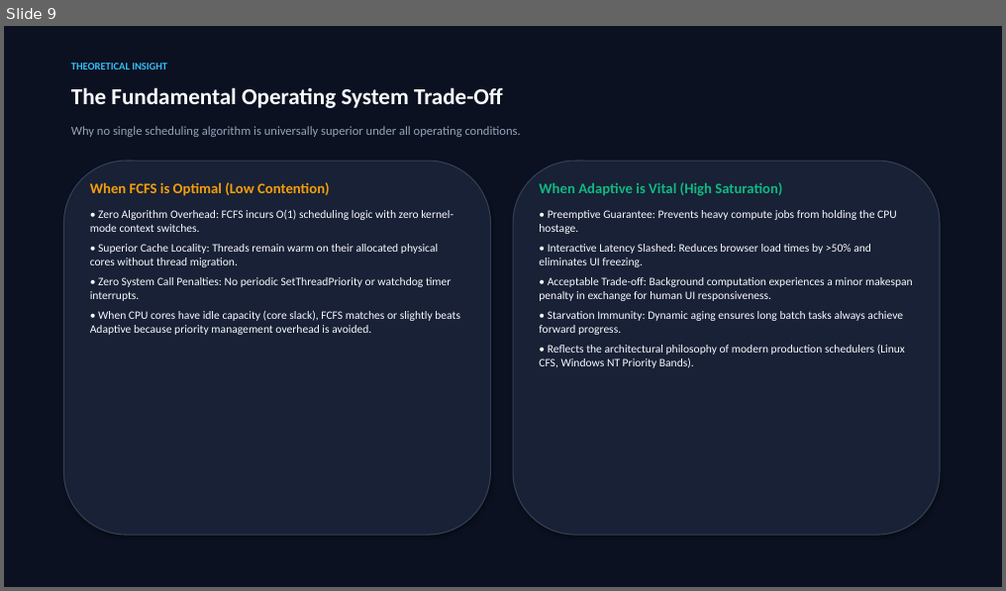
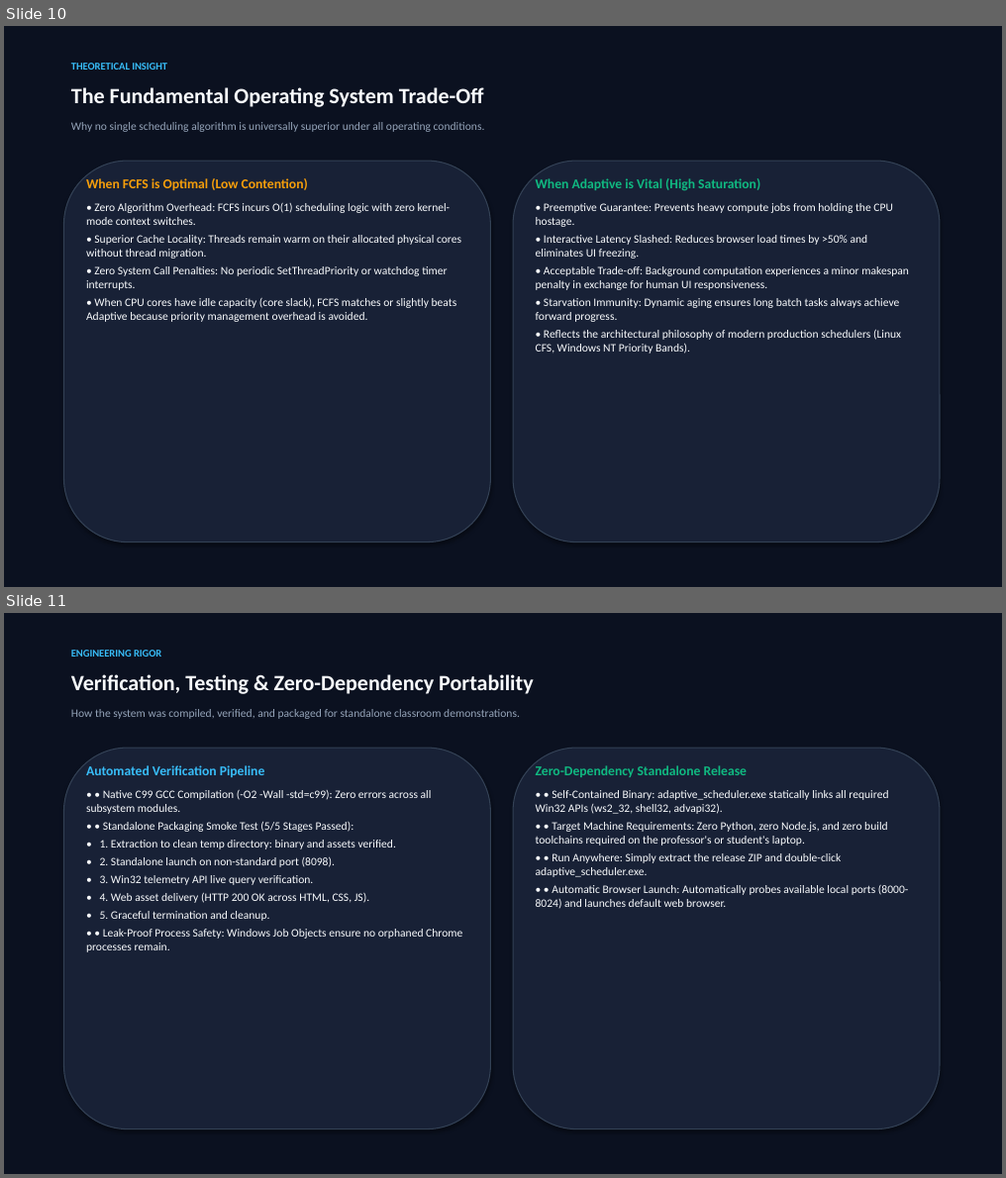
Before and after one commit to Aryan786122/adaptive-cpu-scheduling-optimizer, a slide deck: Adaptive_CPU_Scheduling_Optimizer_Presentation.pptx. Shown one above the other, each under a label of ours: slide 9 before the commit, slides 10 and 11 after it. The pictures are 1006x591 and 1006x1178 pixels, drawn with LibreOffice and Linux fonts; fonts in the diff are those of the drawing. Boxes give left, top, right and bottom in pixels: in the first picture for what was removed or moved away, otherwise in the second. Text is boxed around its words. In the diff, an @@ line names an element or a change of style, - is before the commit and + after.

```diff
--- a/Adaptive_CPU_Scheduling_Optimizer_Presentation.pptx
+++ b/Adaptive_CPU_Scheduling_Optimizer_Presentation.pptx
@@ slide 11 added at (4,613,1002,1174), background #FFFFFF @@
@@ rectangle added at (4,613,1002,1174), fill #0B1120 @@
@@ text added at (71,650,161,657), 10 pt, text #38BDF8, bold @@
+ENGINEERING RIGOR
@@ text added at (71,674,533,694), 21 pt, text #F8FAFC, bold @@
+Verification, Testing & Zero-Dependency Portability
@@ text added at (71,709,520,719), 11 pt, text #94A3B8 @@
+How the system was compiled, verified, and packaged for standalone classroom demonstrations.
@@ rounded rectangle added at (63,748,491,1130), fill #182136, outline #334155 1 pt @@
@@ rounded rectangle added at (513,748,940,1130), fill #182136, outline #334155 1 pt @@
@@ text added at (86,765,462,953), 11 pt, text #F8FAFC @@
+Automated Verification Pipeline
+• • Native C99 GCC Compilation (-O2 -Wall -std=c99): Zero errors across all subsystem modules.
+• • Standalone Packaging Smoke Test (5/5 Stages Passed):
+• 1. Extraction to clean temp directory: binary and assets verified.
+• 2. Standalone launch on non-standard port (8098).
+• 3. Win32 telemetry API live query verification.
+• 4. Web asset delivery (HTTP 200 OK across HTML, CSS, JS).
+• 5. Graceful termination and cleanup.
+• • Leak-Proof Process Safety: Windows Job Objects ensure no orphaned Chrome processes remain.
@@ text added at (536,765,908,909), 11 pt, text #F8FAFC @@
+Zero-Dependency Standalone Release
+• • Self-Contained Binary: adaptive_scheduler.exe statically links all required Win32 APIs (ws2_32, shell32, advapi32).
+• • Target Machine Requirements: Zero Python, zero Node.js, and zero build toolchains required on the professor's or student's laptop.
+• • Run Anywhere: Simply extract the release ZIP and double-click adaptive_scheduler.exe.
+• • Automatic Browser Launch: Automatically probes available local ports (8000-8024) and launches default web browser.
@@ what was slide 9 is now slide 10 @@
@@ slide 10 changed as well @@
@@ text "The Fundamental Operating System Trade-Off" at (71,87,484,107): size 22 to 21 pt @@
@@ text "Why no single scheduling algorithm ..." at (71,122,485,132): size 12 to 11 pt @@
@@ rounded rectangle: place and size @@
-rounded rectangle at (63,161,491,535)
+rounded rectangle at (63,161,491,543)
@@ text "When FCFS is Optimal (Low ..." at (86,178,461,322): size 14 to 13 pt in "When FCFS is Optimal (Low Contention)"; less space between paragraphs @@
@@ rounded rectangle: place and size @@
-rounded rectangle at (513,161,940,535)
+rounded rectangle at (513,161,940,543)
@@ text "When Adaptive is Vital (High ..." at (536,178,909,354): size 14 to 13 pt in "When Adaptive is Vital (High Saturation)"; less space between paragraphs @@
```
Also in this commit, not shown: 7 other slides changed, 3 other slides added, 2 slides removed, 12 other files.
